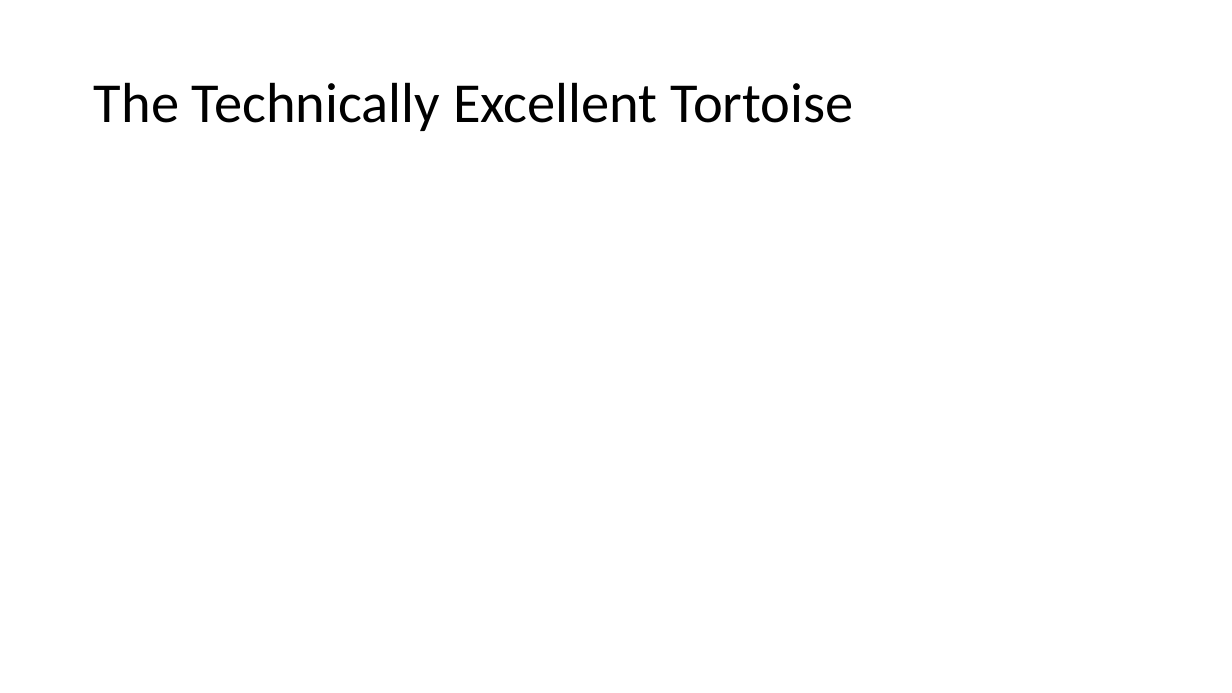
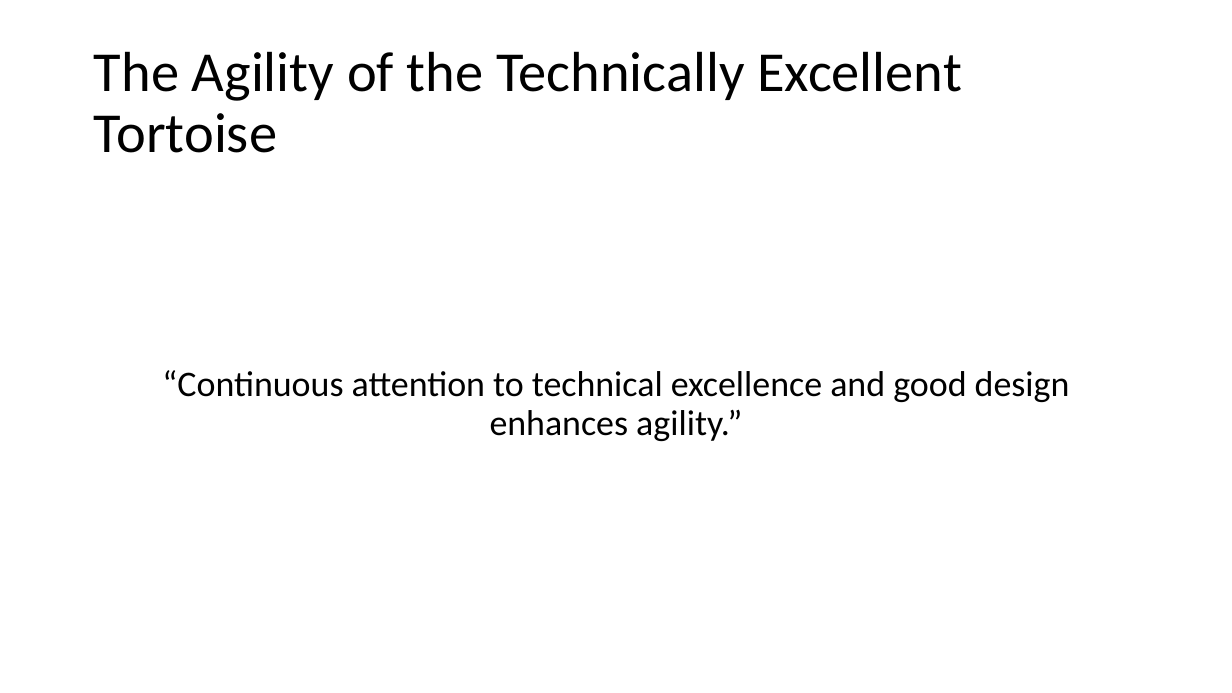
Before and after one commit to jugisahunk/presentations, a slide deck: slide 7 of tortoise-and-hare/tortoise-and-hare.pptx. Drawn at 1232x693 pixels with LibreOffice and Linux fonts; fonts in the diff are those of the drawing. Boxes give left, top, right and bottom in pixels: in the first picture for what was removed or moved away, otherwise in the second. Text is boxed around its words. In the diff, an @@ line names an element or a change of style, - is before the commit and + after.

```diff
--- a/tortoise-and-hare/tortoise-and-hare.pptx
+++ b/tortoise-and-hare/tortoise-and-hare.pptx
@@ title at (94,51,962,153): text changed @@
-The Technically Excellent Tortoise
+The Agility of the Technically Excellent Tortoise
@@ text added at (162,370,1070,441), 28 pt, text #000000 @@
+“Continuous attention to technical excellence and good design enhances agility.”
```
Also in this commit, not shown: 8 other slides changed, 1 slide added, 1 other file.
